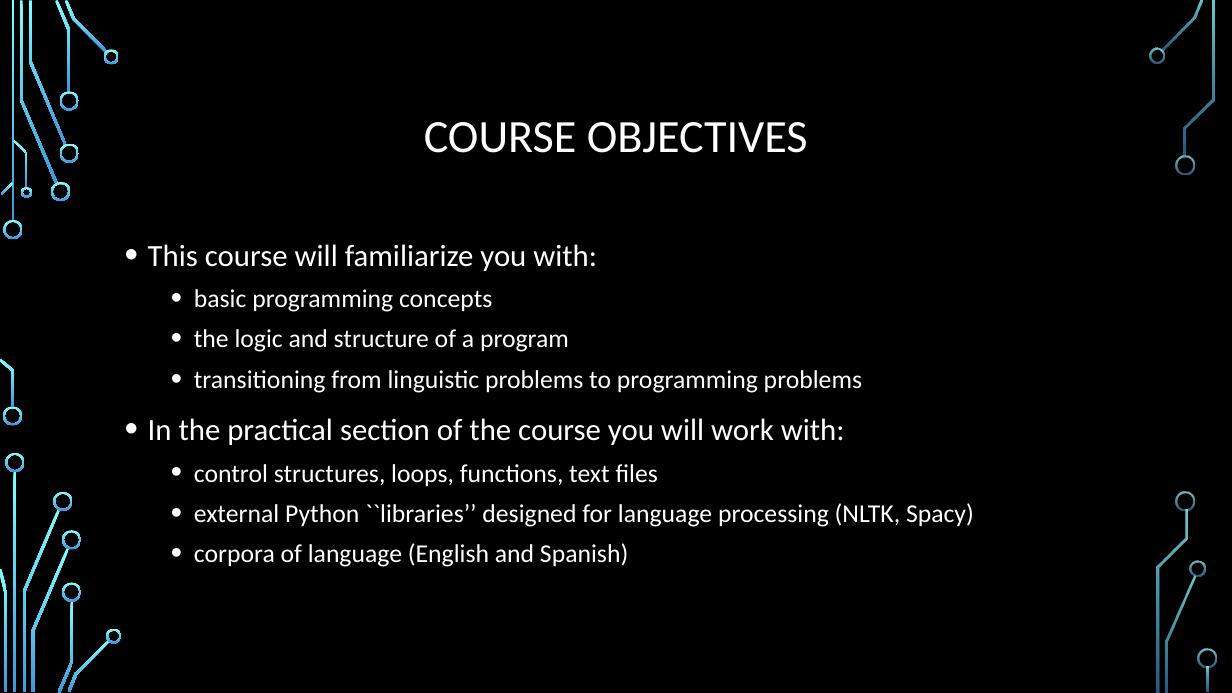
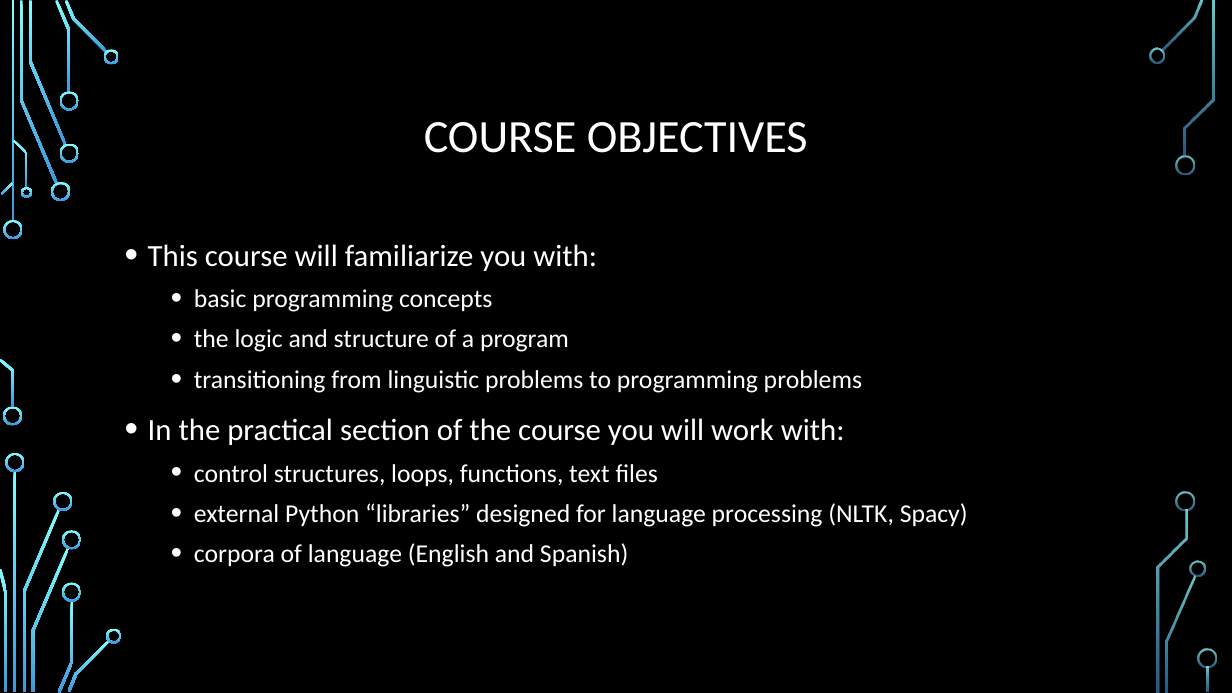
Before and after one commit to venelink/python_course, a slide deck: slide 4 of Slides/01_Introduction.pptx. Drawn at 1232x693 pixels with LibreOffice and Linux fonts; fonts in the diff are those of the drawing; background and template pictures are left out. Boxes give left, top, right and bottom in pixels: in the first picture for what was removed or moved away, otherwise in the second. Text is boxed around its words. In the diff, an @@ line names an element or a change of style, - is before the commit and + after.

```diff
--- a/Slides/01_Introduction.pptx
+++ b/Slides/01_Introduction.pptx
@@ text at box(194, 503, 968, 527): text changed @@
-  • external Python ``libraries’’ designed for language processing (NLTK, Spacy)
+  • external Python “libraries” designed for language processing (NLTK, Spacy)
```
Also in this commit, not shown: 6 other slides changed.
